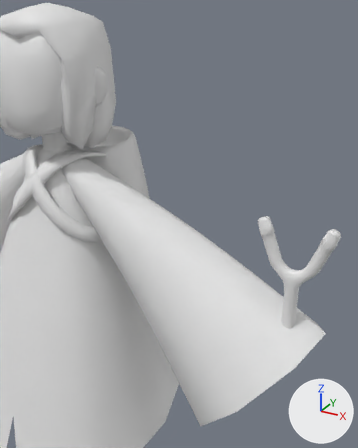
Two versions of the FBX model IslandWish/IslandWishGame/Assets/Art/Animation/player2.fbx, one commit apart.
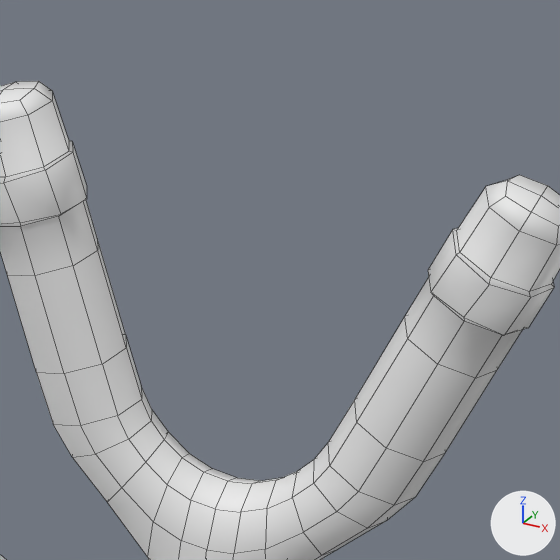
Each version is shown from a 50 mm lens placed at (1.087, -1.218, 1.912), pointed at (0.551, -0.245, 1.426), then close up on the part from 73% to 95% of the width and 46% to 63% of the height. Lighting does not change. The marker at lower right points along +X, +Y and +Z. The close-ups show mesh edges as thin lines. Where no turn or scale is listed for an object, it has been applied to the vertices.

The first close-up shows 'slingshot.001'.
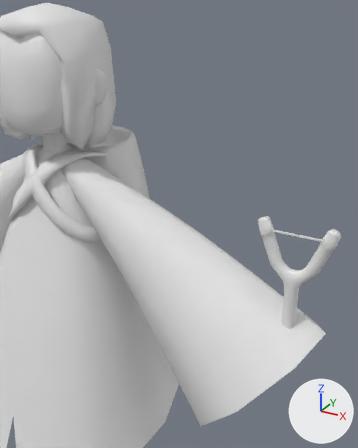
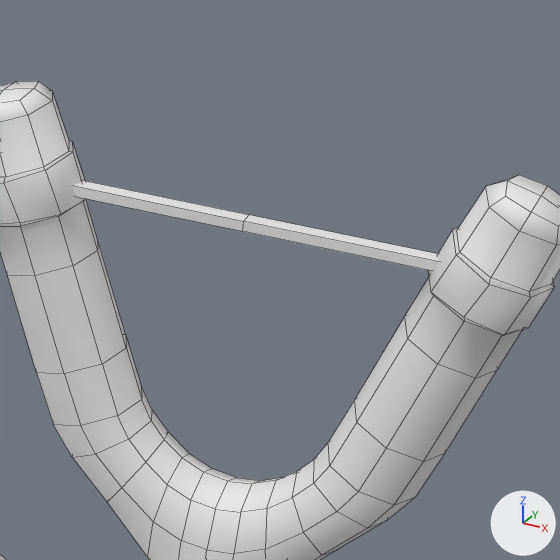
Commit message: updating the player models with a slingshot string effect

The change, as a diff of the scene's bpy script:
```diff
--- a/IslandWish/IslandWishGame/Assets/Art/Animation/player2.fbx.py
+++ b/IslandWish/IslandWishGame/Assets/Art/Animation/player2.fbx.py
@@ me_cube_037 @@
 # used by ob_slingshot_001; location = (0.8094, -0.1155, 1.09)
-me_cube_037.from_pydata(...)  # 290 vertices, 288 faces; spans x -0.102..0.102, y -0.019..0.019, z 0.014..0.343
+me_cube_037.from_pydata(...)  # 302 vertices, 298 faces; spans x -0.102..0.102, y -0.019..0.019, z 0.014..0.343
+# me_cube_037 part 1
+# 6 vertices are added at (-0.075, -0.004, 0.308), (-0.075, -0.004, 0.312), (0.07, -0.004, 0.308), (0.07, -0.004, 0.312), (-0.003, -0.004, 0.308), (-0.003, -0.004, 0.312)
+# 6 new vertices lie (0.0, 0.006, 0.0) away from vertices in x -0.075..0.07, y -0.004, z 0.308..0.312
+# 10 new faces join them
 me_cube_037.materials.append(mat_master)
```

Boxes (x1, y1, x2, y2) around the edits, measured in the close-ups (560 x 560 px):
part 1 of me_cube_037, added
    after: (73, 180, 439, 271)
